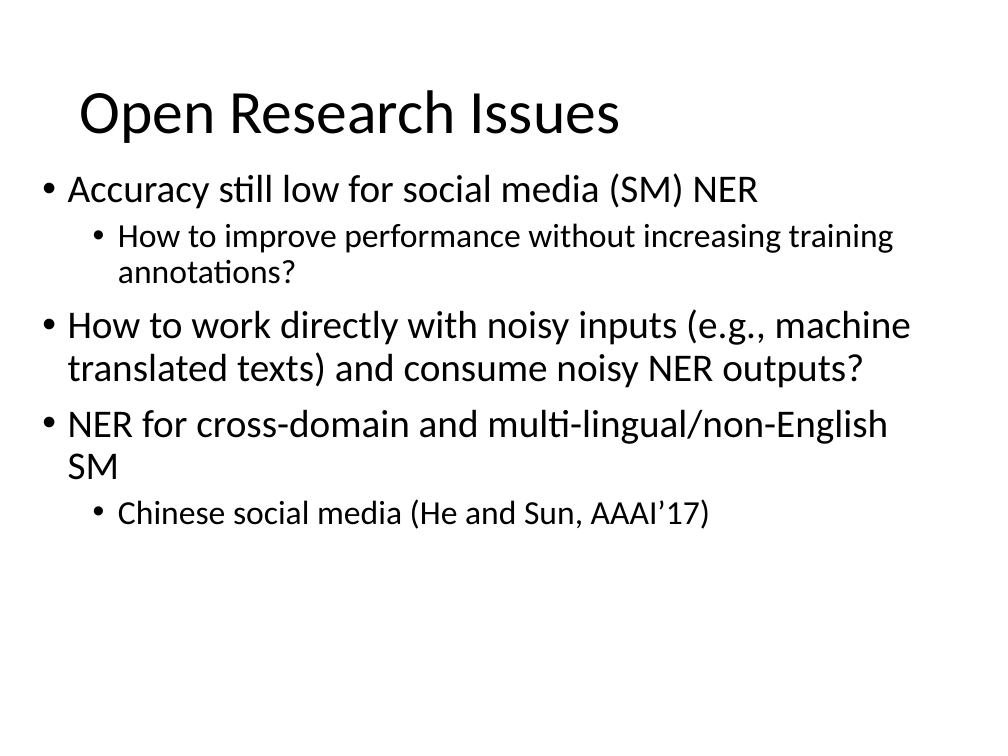
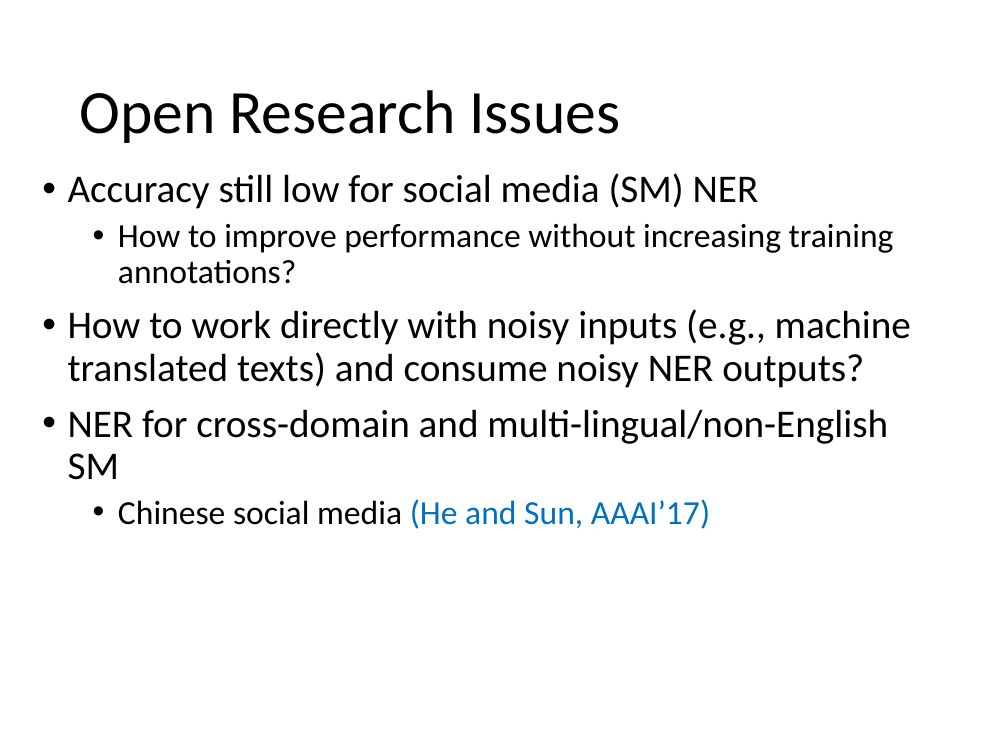
Before and after one commit to evhart/smasac-tutorial, a slide deck: slide 25 of slides/pptx/3-entity-extraction.pptx (slide 23 before the commit). Drawn at 1008x756 pixels with LibreOffice and Linux fonts; fonts in the diff are those of the drawing. Boxes give left, top, right and bottom in pixels: in the first picture for what was removed or moved away, otherwise in the second. Text is boxed around its words. In the diff, an @@ line names an element or a change of style, - is before the commit and + after.

```diff
--- a/slides/pptx/3-entity-extraction.pptx
+++ b/slides/pptx/3-entity-extraction.pptx
@@ text at bbox=[118, 499, 710, 529]: text colour #000000 to #0070C0 in "(He and Sun, AAAI’17)" @@
```
Also in this commit, not shown: 11 other slides changed, 2 slides added.
